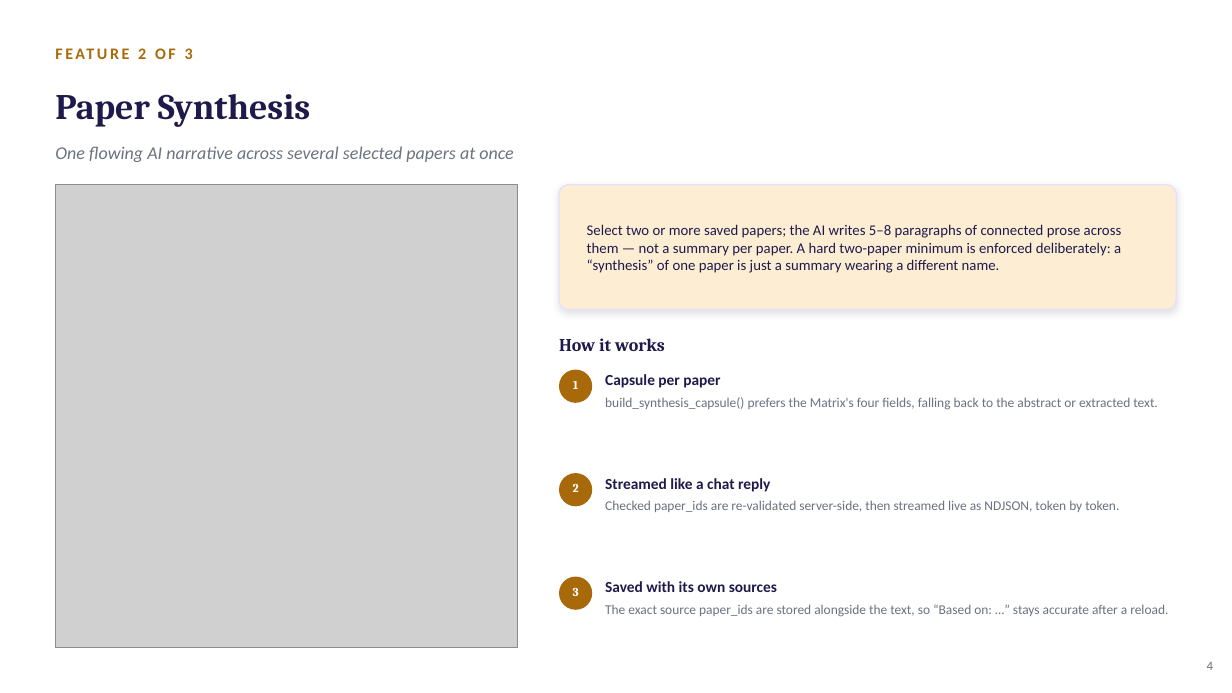
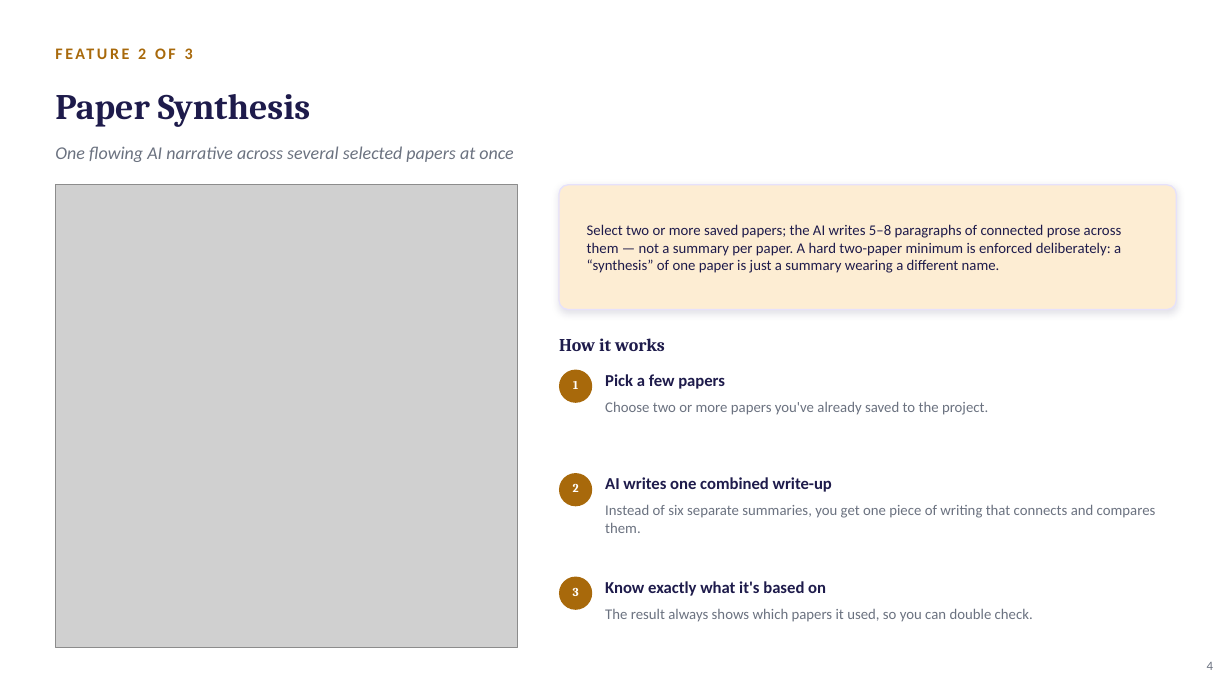
Before and after one commit to EmmanuelOrunta/researchlens-ai, a slide deck: slide 4 of presentations/ResearchLens_AI_Sprint4_Update.pptx. Drawn at 1232x693 pixels with LibreOffice and Linux fonts; fonts in the diff are those of the drawing; grey boxes stand for pictures. Boxes give left, top, right and bottom in pixels: in the first picture for what was removed or moved away, otherwise in the second. Text is boxed around its words. In the diff, an @@ line names an element or a change of style, - is before the commit and + after.

```diff
--- a/presentations/ResearchLens_AI_Sprint4_Update.pptx
+++ b/presentations/ResearchLens_AI_Sprint4_Update.pptx
@@ text at box(605, 374, 725, 389): text changed; size 12 to 13 pt @@
-Capsule per paper
+Pick a few papers
@@ text at box(605, 402, 988, 415): text changed; size 10.5 to 11.5 pt @@
-build_synthesis_capsule() prefers the Matrix's four fields, falling back to the abstract or extracted text.
+Choose two or more papers you've already saved to the project.
@@ text at box(605, 477, 832, 492): text changed; size 12 to 13 pt @@
-Streamed like a chat reply
+AI writes one combined write-up
@@ text at box(605, 505, 1156, 533): text changed; size 10.5 to 11.5 pt @@
-Checked paper_ids are re-validated server-side, then streamed live as NDJSON, token by token.
+Instead of six separate summaries, you get one piece of writing that connects and compares them.
@@ text at box(605, 581, 826, 596): text changed; size 12 to 13 pt @@
-Saved with its own sources
+Know exactly what it's based on
@@ text at box(605, 609, 1033, 622): text changed; size 10.5 to 11.5 pt @@
-The exact source paper_ids are stored alongside the text, so “Based on: …” stays accurate after a reload.
+The result always shows which papers it used, so you can double check.
```
Also in this commit, not shown: 3 other slides changed.
